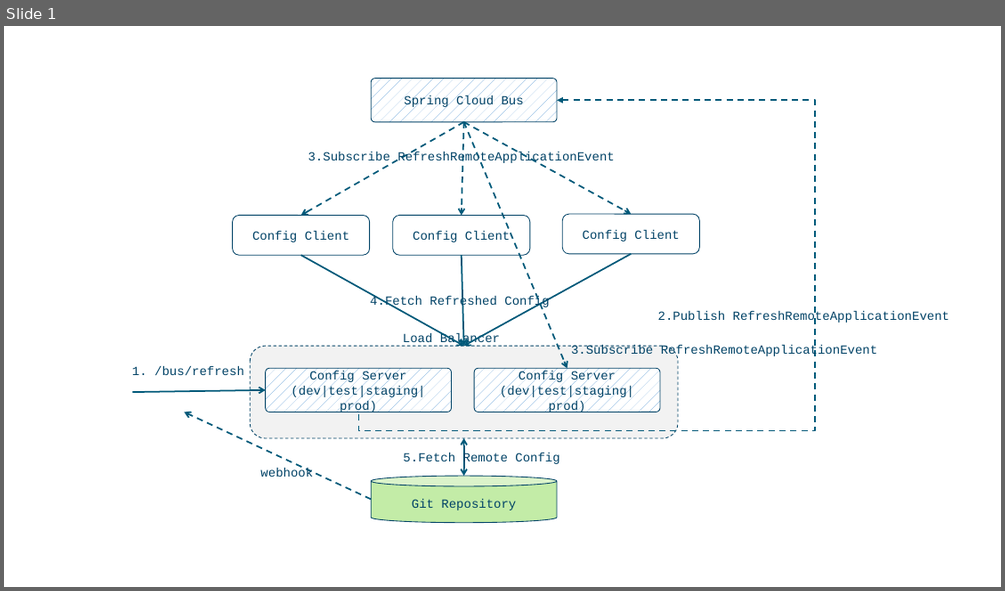
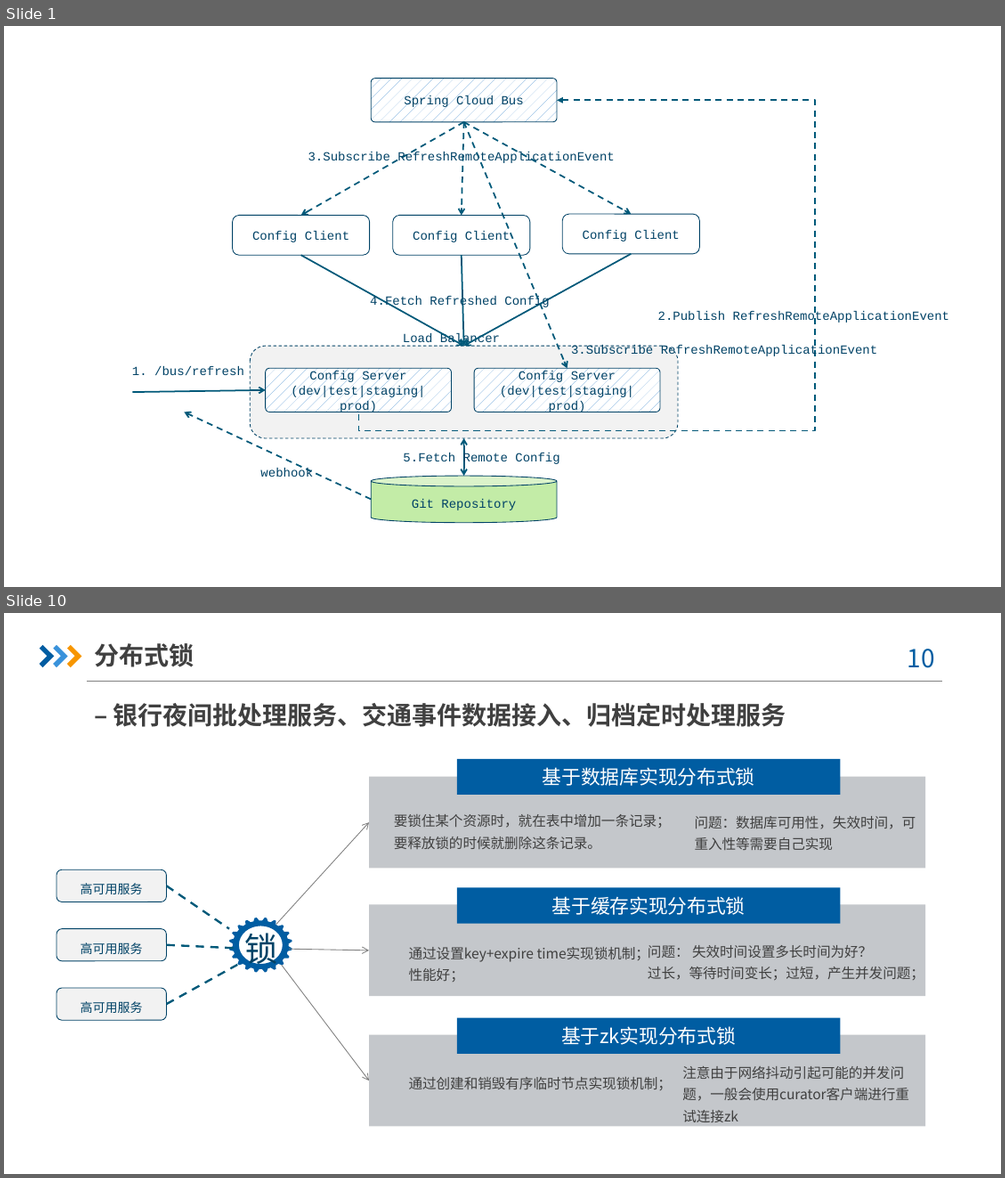
Before and after one commit to osswangxining/osswangxining.github.io, a slide deck: source/images/NewIoTPDocs/tuya.pptx. Shown one above the other, each under a label of ours: slide 1 before the commit, slides 1 and 10 after it; the slides between them are not shown. The pictures are 1005x591 and 1005x1178 pixels, drawn with LibreOffice and Linux fonts; fonts in the diff are those of the drawing; background and template pictures are left out. Boxes give left, top, right and bottom in pixels: in the first picture for what was removed or moved away, otherwise in the second. Text is boxed around its words. In the diff, an @@ line names an element or a change of style, - is before the commit and + after.

```diff
--- a/source/images/NewIoTPDocs/tuya.pptx
+++ b/source/images/NewIoTPDocs/tuya.pptx
@@ slide 10 added at bbox=[4, 613, 1001, 1174], background picture (left out) @@
@@ freeform shape added at bbox=[39, 645, 54, 667], fill #005DA2 @@
@@ freeform shape added at bbox=[53, 645, 68, 667], fill #3992DB @@
@@ freeform shape added at bbox=[67, 645, 81, 667], fill #F79600 @@
@@ text added at bbox=[94, 643, 786, 727], 24 pt, text #404040, bold @@
+分布式锁
+– 银行夜间批处理服务、交通事件数据接入、归档定时处理服务
@@ page number added at bbox=[907, 649, 935, 668], 24 pt, text #005DA2 @@
+10
@@ line added from (86, 681) to (942, 681), #808080 0.75 pt @@
@@ rectangle added at bbox=[457, 759, 841, 795], fill #005DA2, 18.7 pt, text #FFFFFF @@
+基于数据库实现分布式锁
@@ rectangle added at bbox=[369, 777, 925, 868], fill #C4C7CB @@
@@ arrow added from (276, 925) to (369, 822), #808080 0.75 pt @@
@@ text added at bbox=[394, 814, 671, 849], 13.3 pt, text #404040 @@
+要锁住某个资源时，就在表中增加一条记录；
+要释放锁的时候就删除这条记录。
@@ text added at bbox=[695, 816, 916, 850], 13.3 pt, text #404040 @@
+问题：数据库可用性，失效时间，可重入性等需要自己实现
@@ rounded rectangle added at bbox=[57, 869, 166, 901], fill #F2F2F2, outline #004266 0.75 pt, 12 pt, text #004266 @@
+高可用服务
@@ line added from (166, 886) to (229, 929), #005979 2 pt dashed @@
@@ rectangle added at bbox=[369, 905, 925, 996], fill #C4C7CB @@
@@ rectangle added at bbox=[457, 887, 841, 924], fill #005DA2, 18.7 pt, text #FFFFFF @@
+基于缓存实现分布式锁
@@ rounded rectangle added at bbox=[57, 929, 166, 961], fill #F2F2F2, outline #004266 0.75 pt, 12 pt, text #004266 @@
+高可用服务
@@ freeform shape added at bbox=[229, 917, 291, 972], fill #005DA2 @@
@@ text added at bbox=[245, 927, 278, 970], 32 pt, text #004266 @@
+锁
@@ line added from (166, 945) to (237, 948), #005979 2 pt dashed @@
@@ arrow added from (289, 949) to (369, 950), #808080 0.75 pt @@
@@ text added at bbox=[409, 945, 649, 981], 13.3 pt, text #404040 @@
+通过设置key+expire time实现锁机制；性能好；
@@ text added at bbox=[647, 945, 924, 980], 13.3 pt, text #404040 @@
+问题： 失效时间设置多长时间为好？
+过长，等待时间变长；过短，产生并发问题；
@@ line added from (166, 1004) to (237, 965), #005979 2 pt dashed @@
@@ arrow added from (282, 965) to (369, 1080), #808080 0.75 pt @@
@@ rounded rectangle added at bbox=[57, 988, 166, 1020], fill #F2F2F2, outline #004266 0.75 pt, 12 pt, text #004266 @@
+高可用服务
@@ rectangle added at bbox=[369, 1035, 925, 1126], fill #C4C7CB @@
@@ rectangle added at bbox=[457, 1018, 841, 1054], fill #005DA2, 18.7 pt, text #FFFFFF @@
+基于zk实现分布式锁
@@ text added at bbox=[682, 1066, 909, 1101], 13.3 pt, text #404040 @@
+注意由于网络抖动引起可能的并发问题，一般会使用curator客户端进行重试连接zk
@@ text added at bbox=[409, 1077, 672, 1090], 13.3 pt, text #404040 @@
+通过创建和销毁有序临时节点实现锁机制；
```
Also in this commit, not shown: 8 other slides added, 1 other file.
